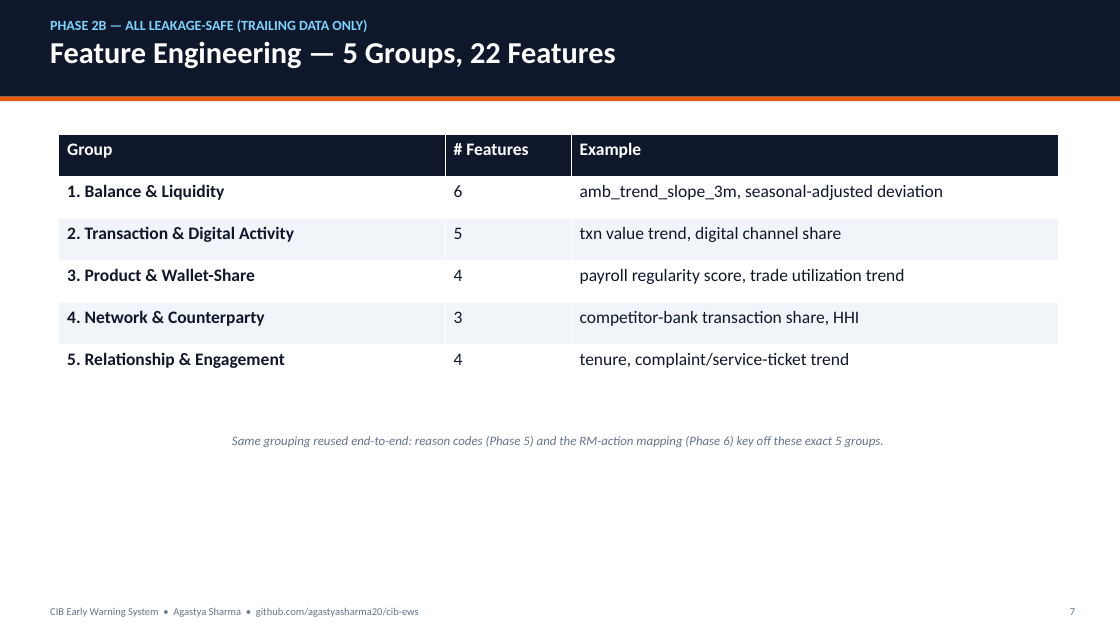
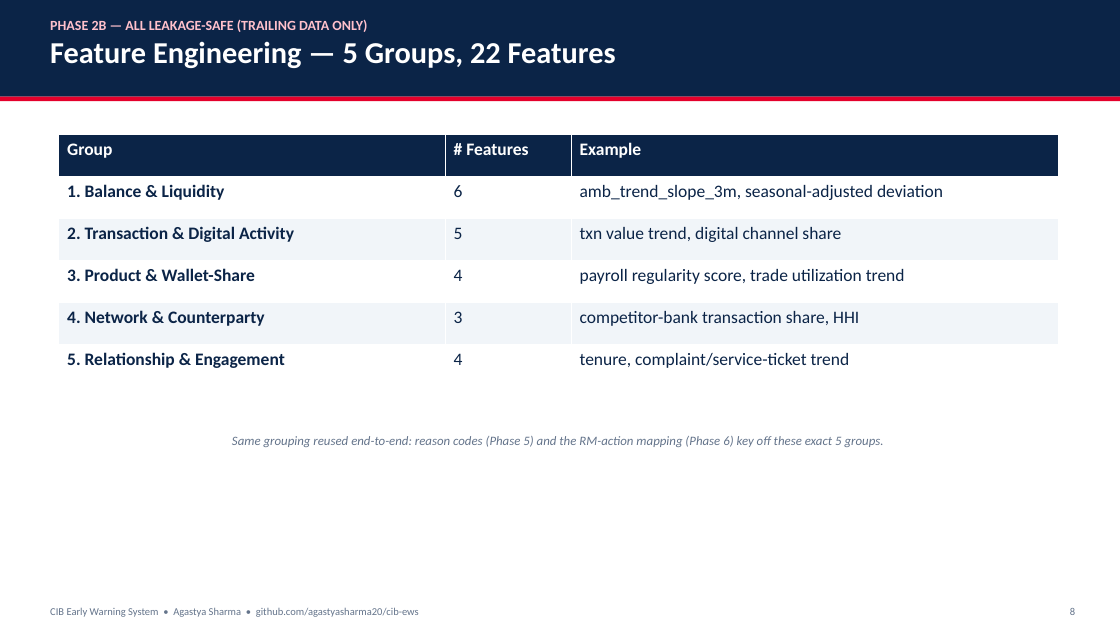
Before and after one commit to agastyasharma20/cib-ews, a slide deck: slide 8 of docs/CIB_EWS_Presentation.pptx (slide 7 before the commit). Drawn at 1120x630 pixels with LibreOffice and Linux fonts; fonts in the diff are those of the drawing. Boxes give left, top, right and bottom in pixels: in the first picture for what was removed or moved away, otherwise in the second. Text is boxed around its words. In the diff, an @@ line names an element or a change of style, - is before the commit and + after.

```diff
--- a/docs/CIB_EWS_Presentation.pptx
+++ b/docs/CIB_EWS_Presentation.pptx
@@ rectangle at [0, 0, 1120, 97]: fill #0F172A to #0B2447 @@
@@ text at [50, 20, 367, 32]: text colour #7DD3FC to #FFC1CC in "PHASE 2B — ALL LEAKAGE-SAFE (TRAILING DATA ..." @@
@@ rectangle at [0, 97, 1120, 102]: fill #EA580C to #E4002B @@
@@ table at [59, 134, 1059, 386] @@
@@ fill #0F172A to #0B2447 in row 1 @@
@@ text colour #0F172A to #0B2447 @@
@@ text at [1070, 608, 1075, 615]: text changed @@
-7
+8
```
Also in this commit, not shown: 14 other slides changed, 3 slides added, 1 other file.
